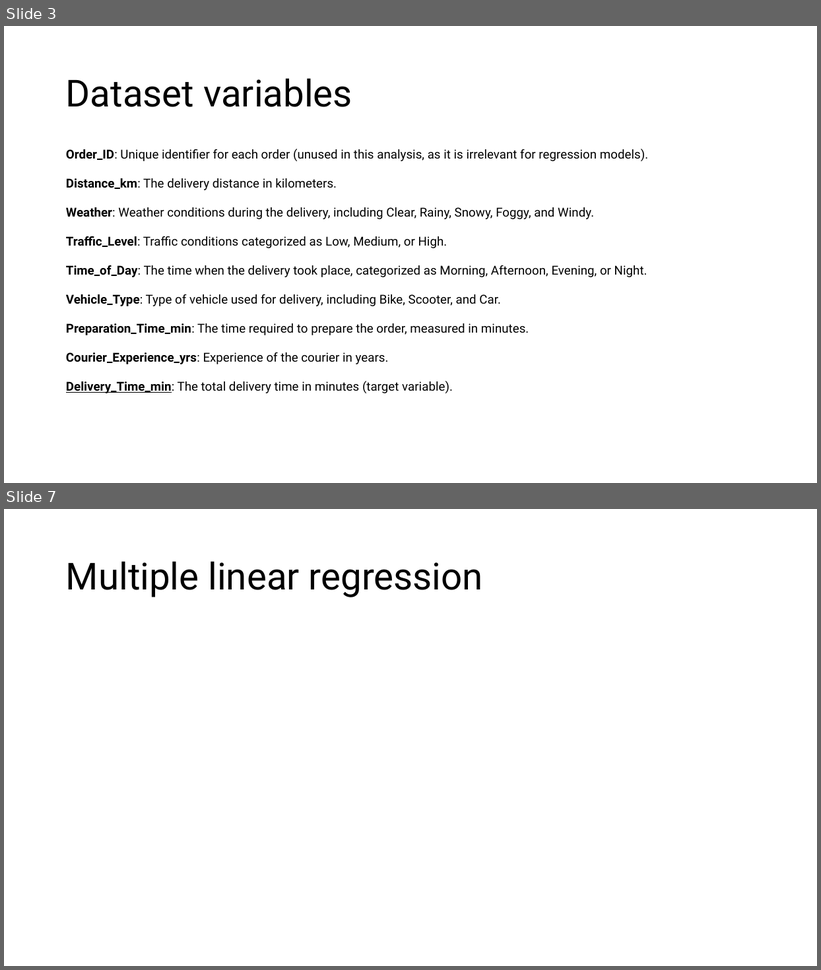
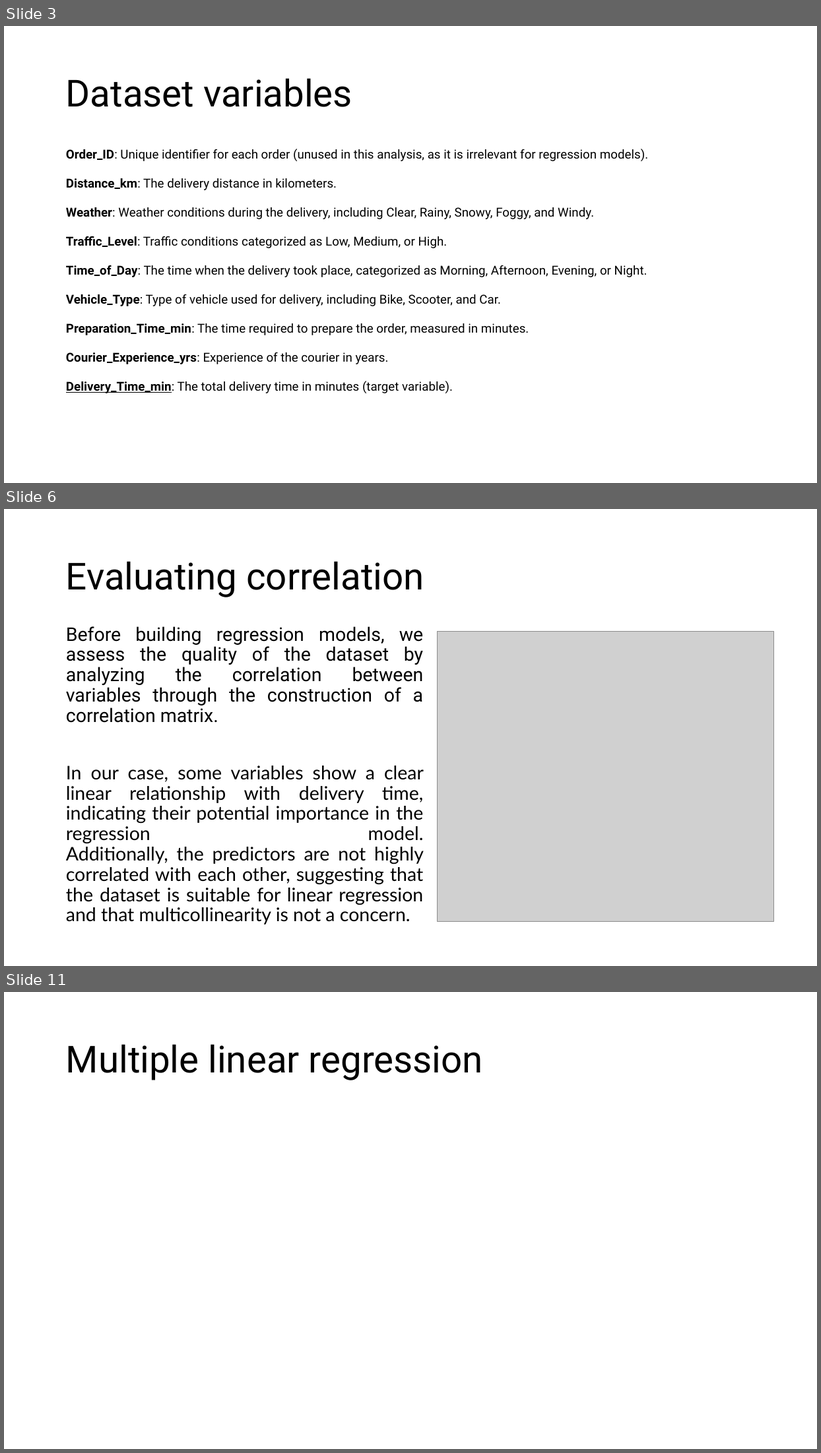
Before and after one commit to DanieleGotti/Food_Delivery_Time_Prediction, a slide deck: Presentazione_progetto.pptx. Shown one above the other, each under a label of ours: slides 3 and 7 before the commit, slides 3, 6 and 11 after it; the slides between them are not shown. The pictures are 821x970 and 821x1453 pixels, drawn with LibreOffice and Linux fonts; fonts in the diff are those of the drawing; grey boxes stand for pictures. Boxes give left, top, right and bottom in pixels: in the first picture for what was removed or moved away, otherwise in the second. Text is boxed around its words. In the diff, an @@ line names an element or a change of style, - is before the commit and + after.

```diff
--- a/Presentazione_progetto.pptx
+++ b/Presentazione_progetto.pptx
@@ slide 6 added at (x1=4, y1=509, x2=817, y2=966), background #FFFFFF @@
@@ title added at (x1=66, y1=561, x2=424, y2=597), 44 pt, text #000000 @@
+Evaluating correlation
@@ text added at (x1=66, y1=626, x2=424, y2=925), 22.2 pt, text #000000 @@
+Before building regression models, we assess the quality of the dataset by analyzing the correlation between variables through the construction of a correlation matrix.
+In our case, some variables show a clear linear relationship with delivery time, indicating their potential importance in the regression model.
+Additionally, the predictors are not highly correlated with each other, suggesting that the dataset is suitable for linear regression and that multicollinearity is not a concern.
@@ picture added at (x1=437, y1=632, x2=774, y2=922) @@
@@ what was slide 7 is now slide 11 @@
```
Also in this commit, not shown: 3 slides changed, 4 other slides added, 1 slide removed, 2 other files.
